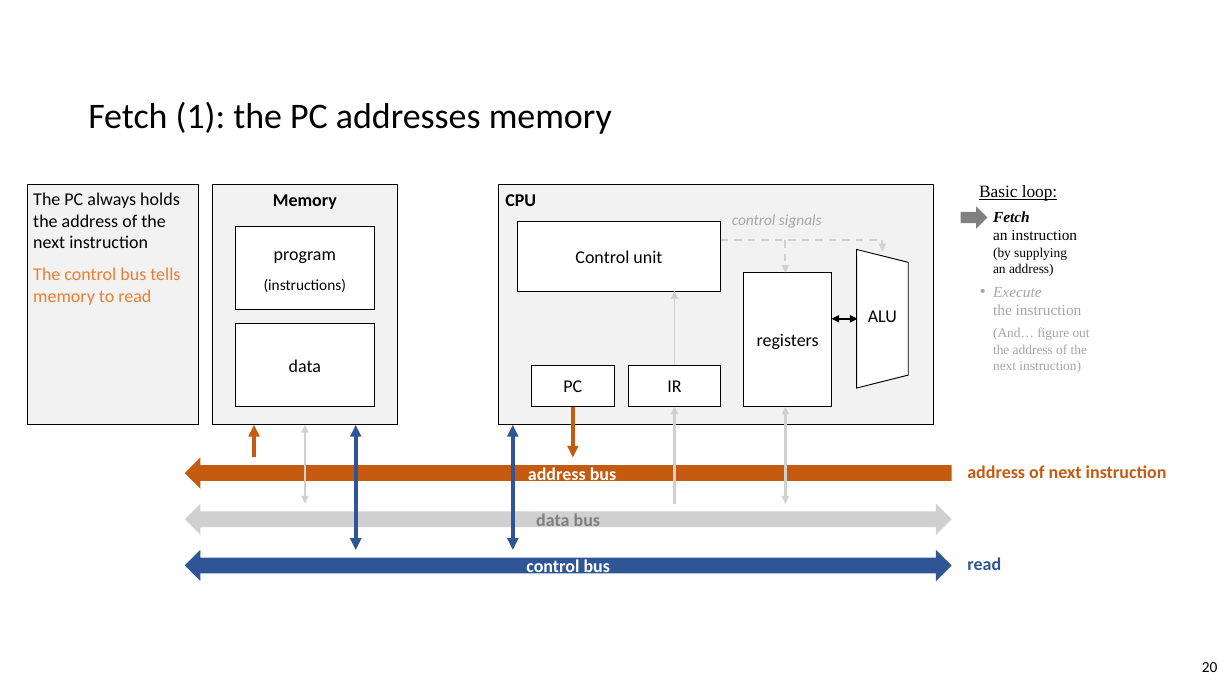
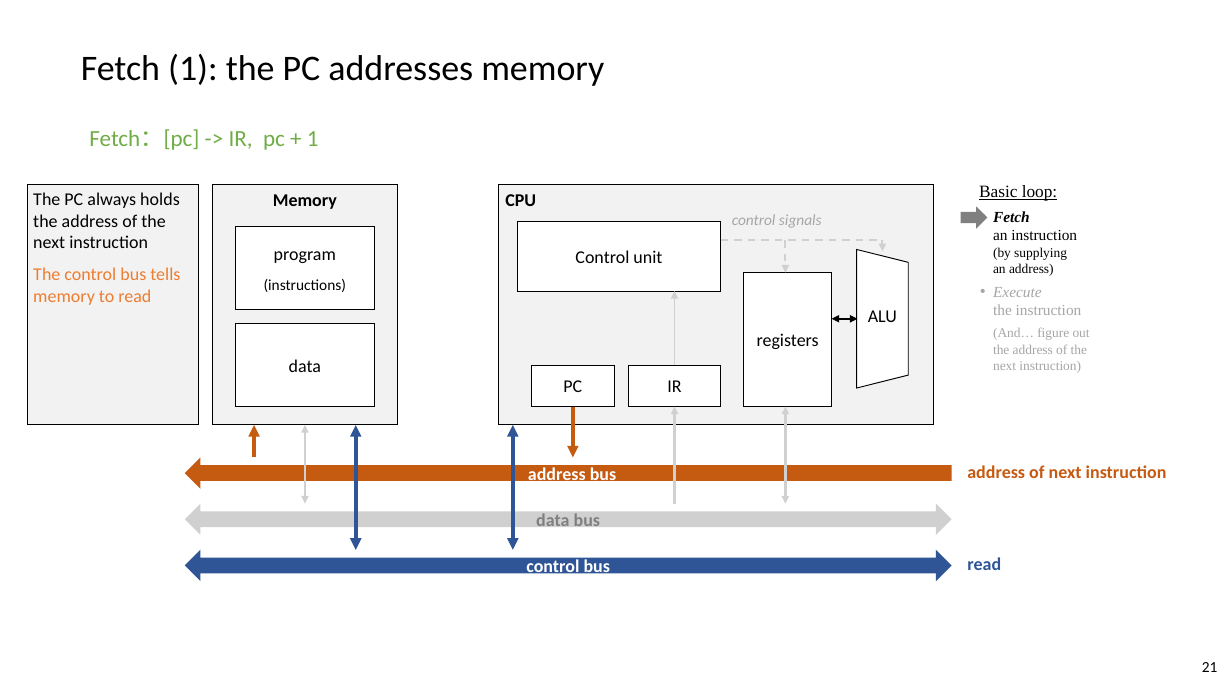
Before and after one commit to vcboy1/Leeds, a slide deck: slide 21 of 26fall/1860/Lecture/Week1.6/Lec_1.6.1_Architecture_and_Instruction_Sets.pptx (slide 20 before the commit). Drawn at 1232x693 pixels with LibreOffice and Linux fonts; fonts in the diff are those of the drawing. Boxes give left, top, right and bottom in pixels: in the first picture for what was removed or moved away, otherwise in the second. Text is boxed around its words. In the diff, an @@ line names an element or a change of style, - is before the commit and + after.

```diff
--- a/26fall/1860/Lecture/Week1.6/Lec_1.6.1_Architecture_and_Instruction_Sets.pptx
+++ b/26fall/1860/Lecture/Week1.6/Lec_1.6.1_Architecture_and_Instruction_Sets.pptx
@@ text "Fetch (1): the PC addresses ..." moved from (x1=88, y1=102, x2=612, y2=134) to (x1=81, y1=54, x2=604, y2=86) @@
@@ text added at (x1=89, y1=129, x2=319, y2=150), 18 pt, text #70AD47 @@
+Fetch：[pc] -> IR, pc + 1
@@ page number at (x1=1202, y1=662, x2=1218, y2=672): text changed @@
-20
+21
```
Also in this commit, not shown: 7 other slides changed, 1 slide added, 1 slide removed, 4 other files.
